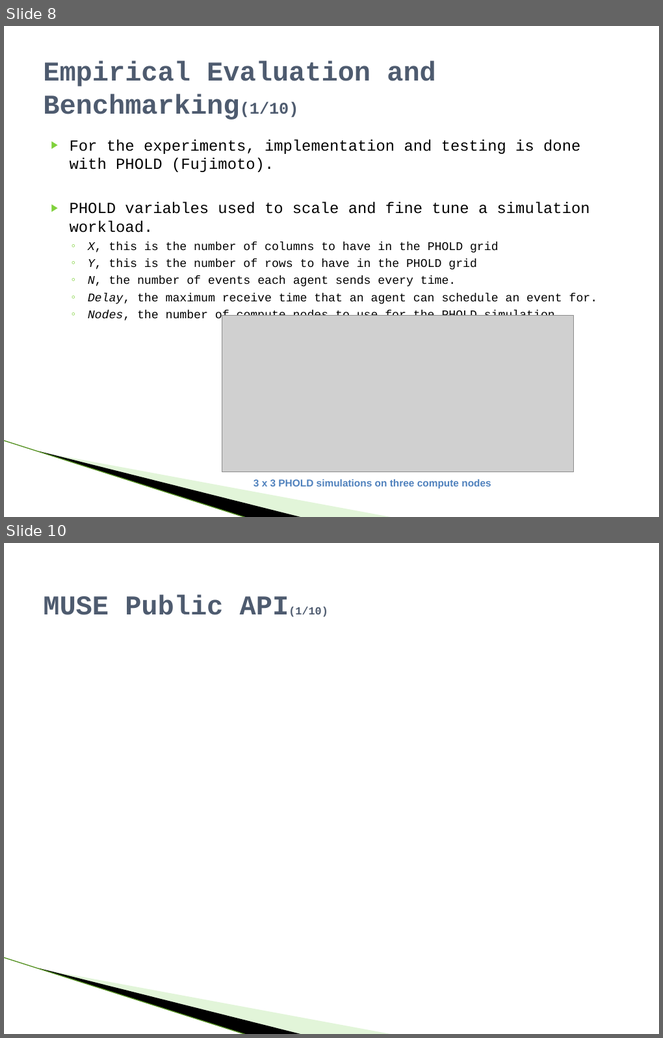
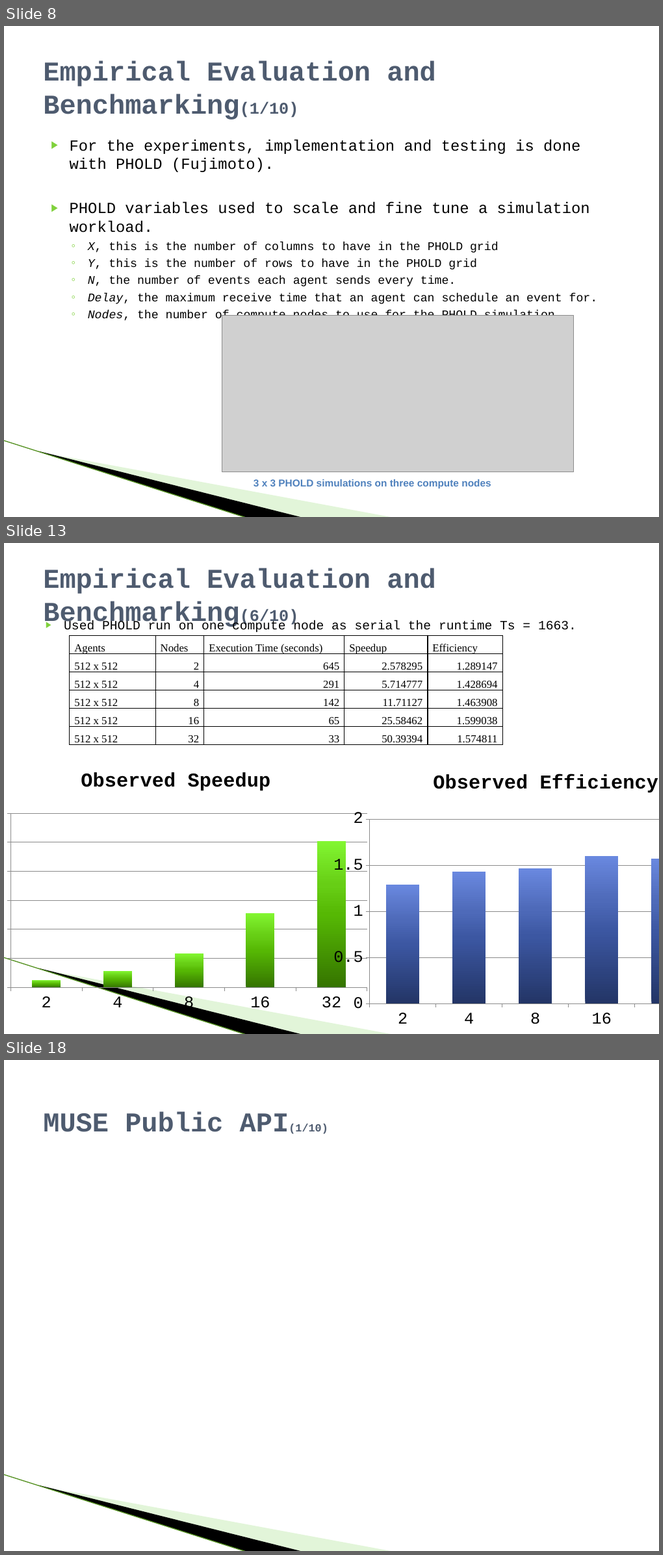
Before and after one commit to raodj/muse, a slide deck: Thesis/MUSE_Defense_presentation.pptx. Shown one above the other, each under a label of ours: slides 8 and 10 before the commit, slides 8, 13 and 18 after it; the slides between them are not shown. The pictures are 663x1038 and 663x1555 pixels, drawn with LibreOffice and Linux fonts; fonts in the diff are those of the drawing; grey boxes stand for pictures; background and template pictures are left out. Boxes give left, top, right and bottom in pixels: in the first picture for what was removed or moved away, otherwise in the second. Text is boxed around its words. In the diff, an @@ line names an element or a change of style, - is before the commit and + after.

```diff
--- a/Thesis/MUSE_Defense_presentation.pptx
+++ b/Thesis/MUSE_Defense_presentation.pptx
@@ slide 13 added at box(4, 543, 659, 1034), background #FFFFFF; not listed: 3 template elements that a slide beside it also shows @@
@@ title added at box(43, 568, 436, 629), 30 pt, text #4E5B6F, bold @@
+Empirical Evaluation and Benchmarking(6/10)
@@ text added at box(64, 620, 577, 632), 14 pt, text #000000 @@
+▶ Used PHOLD run on one compute node as serial the runtime Ts = 1663.
@@ table added at box(70, 636, 502, 754), 6 rows, 5 columns @@
+Agents | Nodes | Execution Time (seconds) | Speedup | Efficiency
+512 x 512 | 2 | 645 | 2.578295 | 1.289147
+512 x 512 | 4 | 291 | 5.714777 | 1.428694
+512 x 512 | 8 | 142 | 11.71127 | 1.463908
+512 x 512 | 16 | 65 | 25.58462 | 1.599038
+512 x 512 | 32 | 33 | 50.39394 | 1.574811
@@ column chart added at box(4, 756, 375, 1018) @@
+title "Observed Speedup"
+categories: 2, 4, 8, 16, 32
+Series 1: 3, 6, 12, 26, 50
@@ column chart added at box(326, 761, 659, 1034) @@
+title "Observed Efficiency"
+categories: 2, 4, 8, 16, 32
+Series 1: 1.29, 1.43, 1.46, 1.6, 1.57
@@ what was slide 10 is now slide 18 @@
```
Also in this commit, not shown: 3 slides changed, 7 other slides added, 1 other file.
